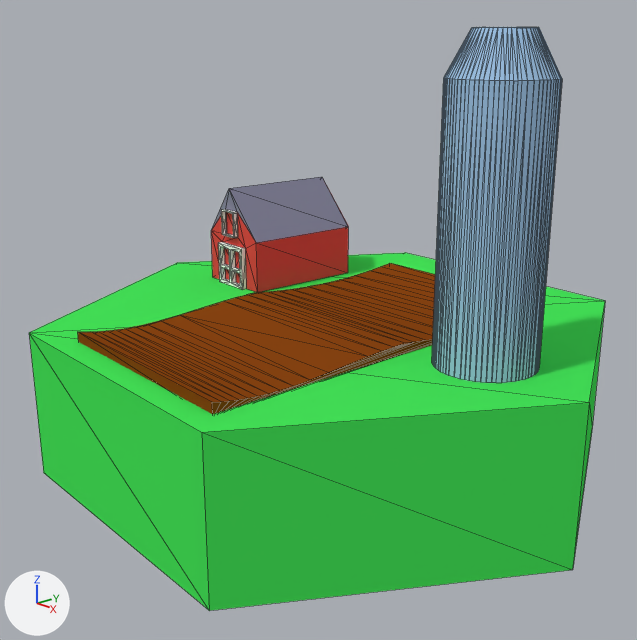
Renders of the Blender file Models/farmtile.blend from each side of a commit.
Both versions are drawn from a camera (50 mm lens) standing at (15.07, -13.51, 7.0) and looking at (0.11, -0.65, 0.77). The axes (+X, +Y, +Z) are drawn at lower left. The lights are the same throughout. Mesh edges are drawn as thin lines.

Objects in the first picture: 'Oceanblock', 'farm'.
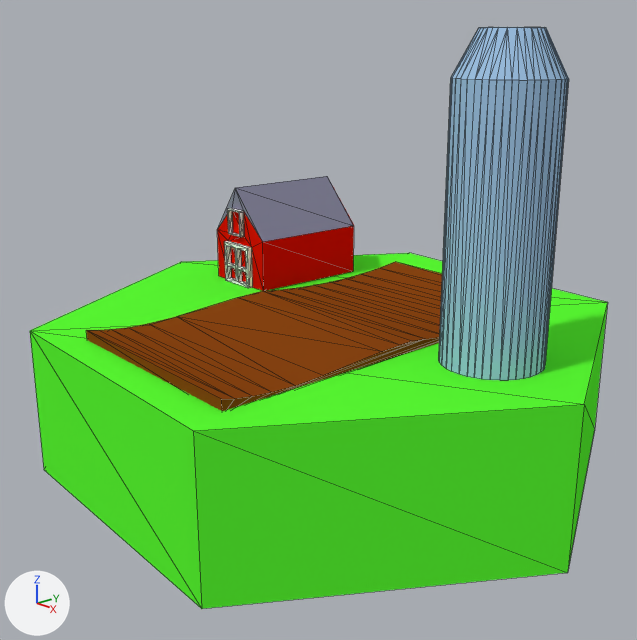
Changed parts and their boxes (x1, y1, x2, y2) in the pictures (637 x 640 px; the box of a moved part takes in the faces that stretch with it):
'Oceanblock', recoloured, turned
    before: (29, 253, 605, 611)
    after: (30, 253, 608, 609)
'farm', recoloured, reshaped, moved
    before: (78, 27, 562, 414)
    after: (86, 27, 569, 411)
part 1 of me_farm, cut back
    before: (79, 27, 562, 414)
    after: (87, 27, 569, 411)
part 2 of me_farm, moved or reshaped
    before: (355, 263, 435, 293)
    after: (360, 262, 442, 292)

What changed in the scene script:
```text
Change mat_material_005:
    mat_material_005.base_color: (0.8, 0.0735, 0.0626) -> (0.8, 0.00588, 0.0)  # red #e74d47 -> red #e71200
Add mat_material_008:
    mat_material_008 = diffuse_material('Material.008')
    mat_material_008.base_color = (0.102, 1.0, 0.0331)  # green #5aff33
Change me_farm:
    used by ob_farm; location = (-7.19, 5.92, 0.67); rotation_euler = (1.571, 0.0, 0.0), in degrees (90, 0, 0); scale = (3.5, 3.5, 3.5)
    remove me_farm.from_pydata(...)  # 312 vertices, 612 faces; spans x 0.66..3.64, y -0.01..1.87, z 0.54..3.28
    add me_farm.from_pydata(...)  # 220 vertices, 428 faces; spans x 0.66..3.64, y -0.01..1.87, z 0.54..3.28
    me_farm part 1: 30 vertices moved from x 1.43..3.62, y 0.02..1.87, z 1.37..3.15 to x 1.43..3.62, y 0.02..1.87, z 1.37..3.12; 148 vertices removed from x 1.43..3.64, y 0.02..1.87, z 1.36..3.23; 57 vertices added at x 1.43..3.64, y 0.02..1.87, z 1.36..3.2
    me_farm part 2: 2 vertices removed from x 1.43, y 0.06..0.07, z 0.65..0.77; 1 vertex added at x 1.43, y 0.06, z 0.73
Change me_oceanblock:
    where me_oceanblock.from_pydata(...)  # 17 vertices, 20 faces; spans x -1.94..2.06, y -0.35..0.65, z -1.65..1.86
    remove me_oceanblock.materials.append(mat_material_001)  # green #45e759
    add me_oceanblock.materials.append(mat_material_008)  # green #5aff33
Change ob_farm:
    ob_farm.location: (-7.19, 5.92, 0.67) -> (-7.19, 6.12, 0.67)
Change ob_oceanblock:
    ob_oceanblock.rotation_euler: (1.571, 0.0, 6.304) -> (1.571, 0.0, 6.283)  # degrees (90, 0, 1) -> degrees (90, 0, 360)
```
